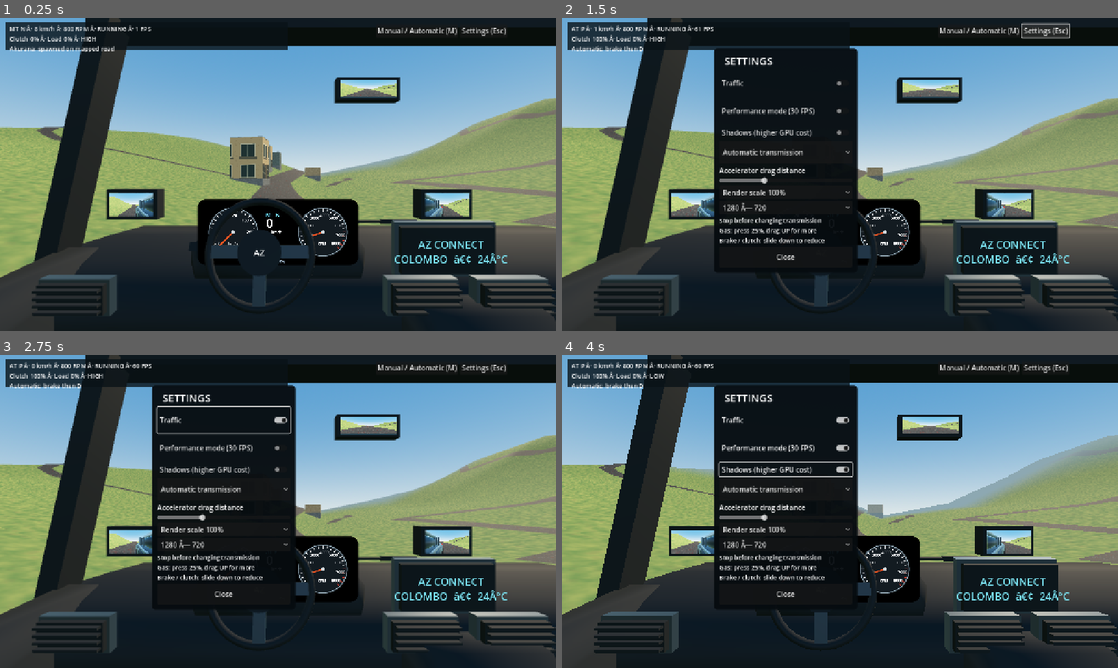
Above: before the commit, frames 1-4 (two rows, left to right).
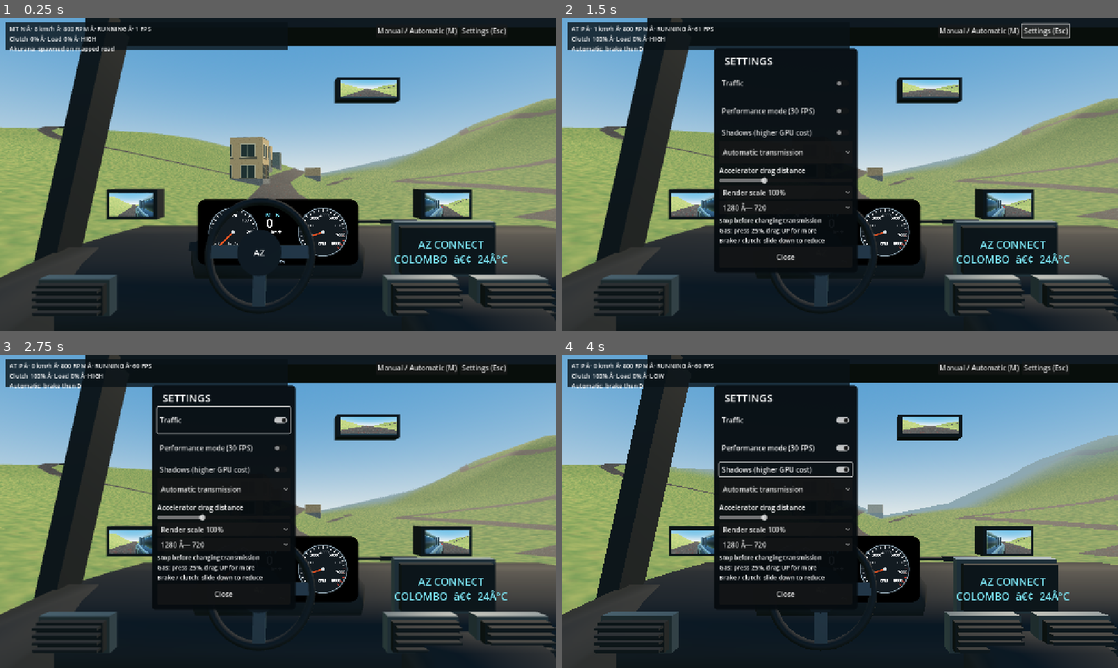
Above: after the commit, the same moments.

Repository: Mhd-Azeem/WebToApp
Game: Godot game, scene res://scenes/akurana.tscn
Same seed, same stepped clock (60 frames per second), same inputs: the game is played once before the commit and once after it.
Inputs:
- Up to frame 1 (0.25 s): no input
- Up to frame 2 (1.5 s): click "Manual / Automatic (M)" at 0.5 s; click "Settings (Esc)" at 1.25 s
- Up to frame 3 (2.75 s): click "Traffic" at 2 s
- Up to frame 4 (4 s): click "Performance mode (30 FPS)" at 2.75 s; click "Shadows (higher GPU cost)" at 3.5 s

The runs differ from the first frame. In frame 1, 1.6% of the frame differs, in the area x 0-100%, y 20-68%; in frame 2, 0.9%; in frame 3, 0.9%; in frame 4, 1.0%.

Commit message:
Restore Akurana road clearance above terrain and smoke-test threshold

Diff:
--- a/az-car-3d/scripts/akurana_world.gd
+++ b/az-car-3d/scripts/akurana_world.gd
@@ -8,7 +8,7 @@
 # Each GIS height sample spans ~53 m. Subdivision is essential: otherwise
 # the physics/visible triangle surface diverges sharply from height_at().
 const TERRAIN_SUBDIVISIONS = 8
-const ROAD_CLEARANCE = 0.28
+const ROAD_CLEARANCE = 0.65
 var heights: PackedByteArray = PackedByteArray()
 var mapped_roads: Array = []
 var terrain_texture: ImageTexture
